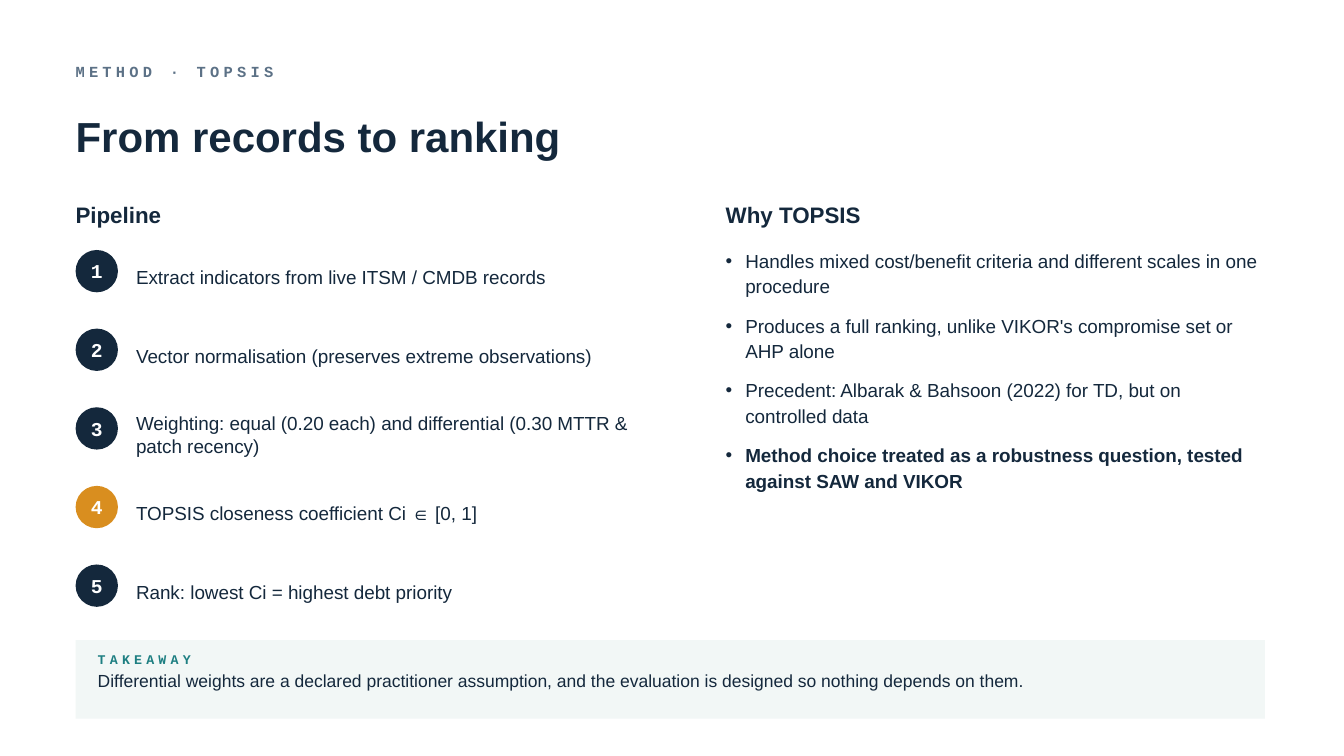
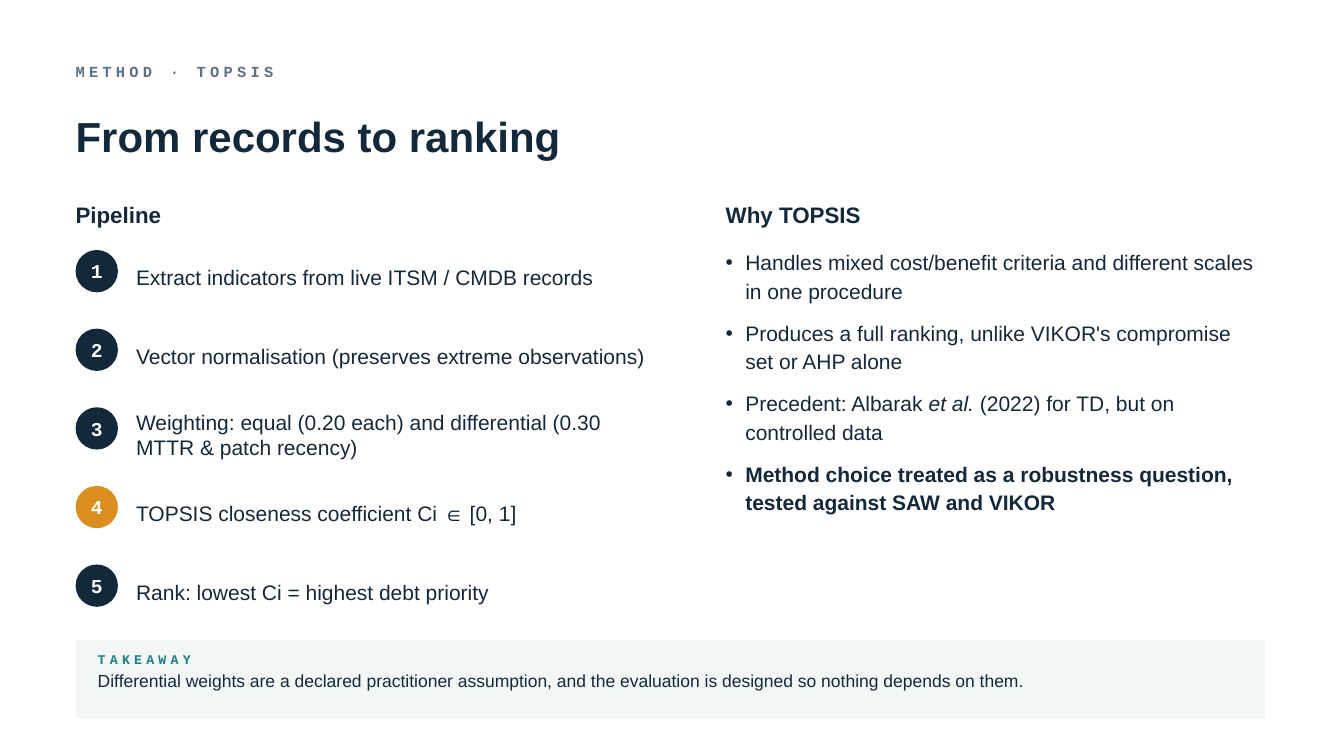
Before and after one commit to TobiZeier/MScProject, a slide deck: slide 5 of presentation/defense.pptx. Drawn at 1344x756 pixels with LibreOffice and Linux fonts; fonts in the diff are those of the drawing. Boxes give left, top, right and bottom in pixels: in the first picture for what was removed or moved away, otherwise in the second. Text is boxed around its words. In the diff, an @@ line names an element or a change of style, - is before the commit and + after.

Commit message:
correcting data and adding content to presentation

```diff
--- a/presentation/defense.pptx
+++ b/presentation/defense.pptx
@@ text at (745, 254, 1253, 514): size 13.5 to 15 pt in "Handles mixed cost/benefit criteria and different scales ...", "Produces a full ranking, unlike VIKOR's compromise ...", "Method choice treated as a robustness question, ..." @@
@@ text at (745, 395, 1174, 441): text changed; size 13.5 to 15 pt @@
-• Precedent: Albarak & Bahsoon (2022) for TD, but on controlled data
+• Precedent: Albarak et al. (2022) for TD, but on controlled data
@@ size 13.5 to 15 pt in 5 elements at (136, 269, 593, 286), (136, 348, 644, 368), (136, 414, 601, 459), (136, 505, 516, 525), (136, 584, 489, 604) @@
```
Also in this commit, not shown: 14 other slides changed, 10 other files.
